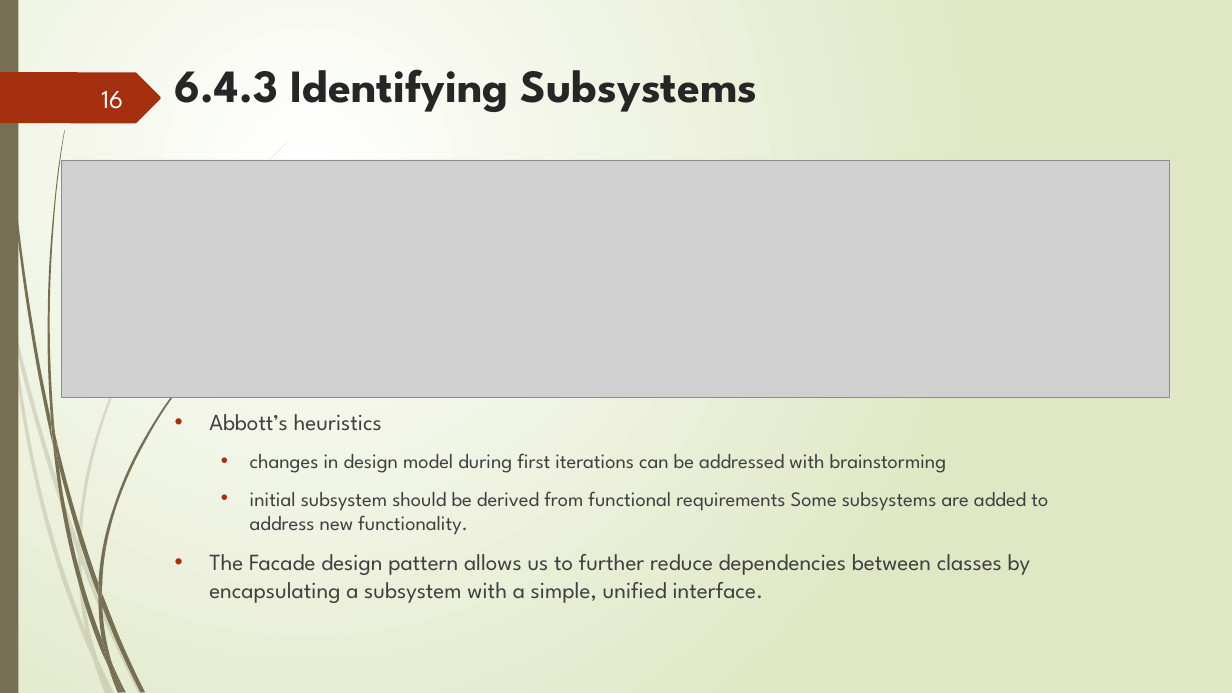
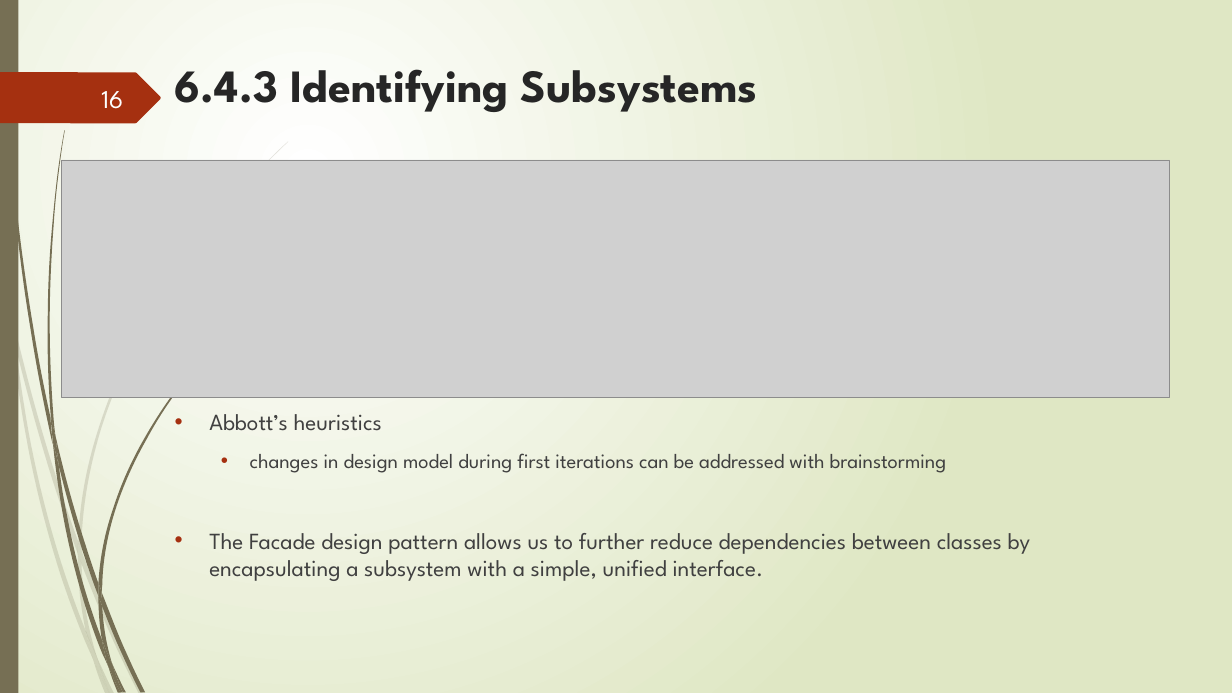
Before and after one commit to AlecCromer/RadiologyInformationSystem, a slide deck: slide 16 of Deliverables/In- Class Presentation/System Design Activities-ver4.pptx. Drawn at 1232x693 pixels with LibreOffice and Linux fonts; fonts in the diff are those of the drawing; grey boxes stand for pictures. Boxes give left, top, right and bottom in pixels: in the first picture for what was removed or moved away, otherwise in the second. Text is boxed around its words. In the diff, an @@ line names an element or a change of style, - is before the commit and + after.

```diff
--- a/Deliverables/In- Class Presentation/System Design Activities-ver4.pptx
+++ b/Deliverables/In- Class Presentation/System Design Activities-ver4.pptx
@@ text at bbox=[250, 491, 1048, 535]: paragraph removed @@
-  • initial subsystem should be derived from functional requirements Some subsystems are added to address new functionality.
```
